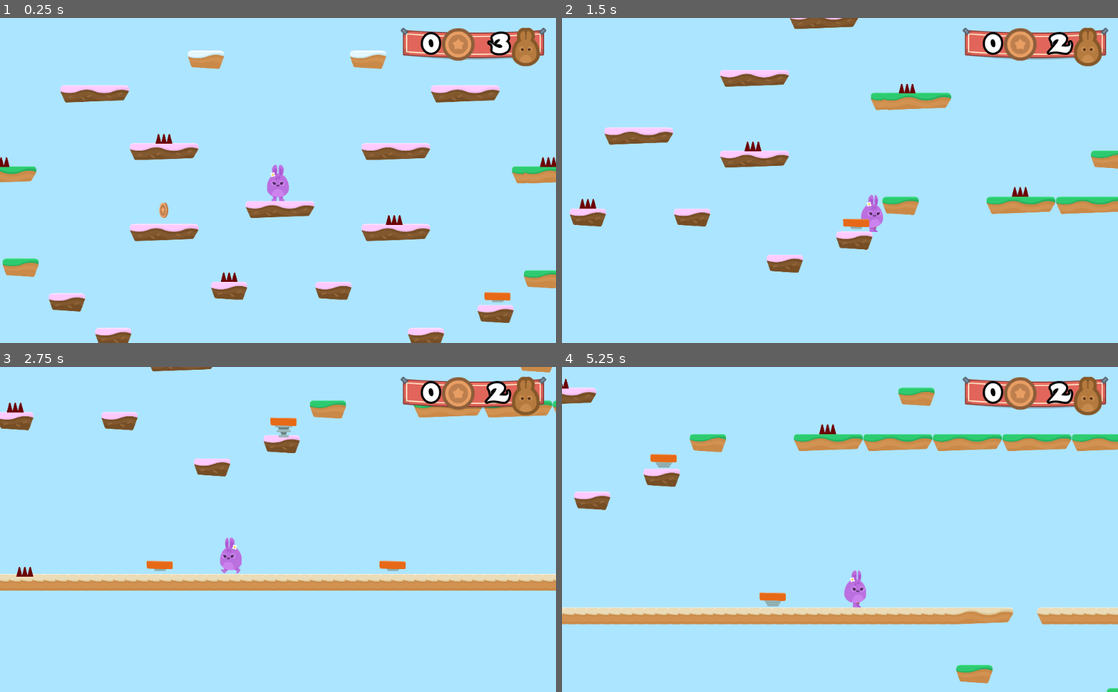
Above: before the commit, frames 1-4 (two rows, left to right).
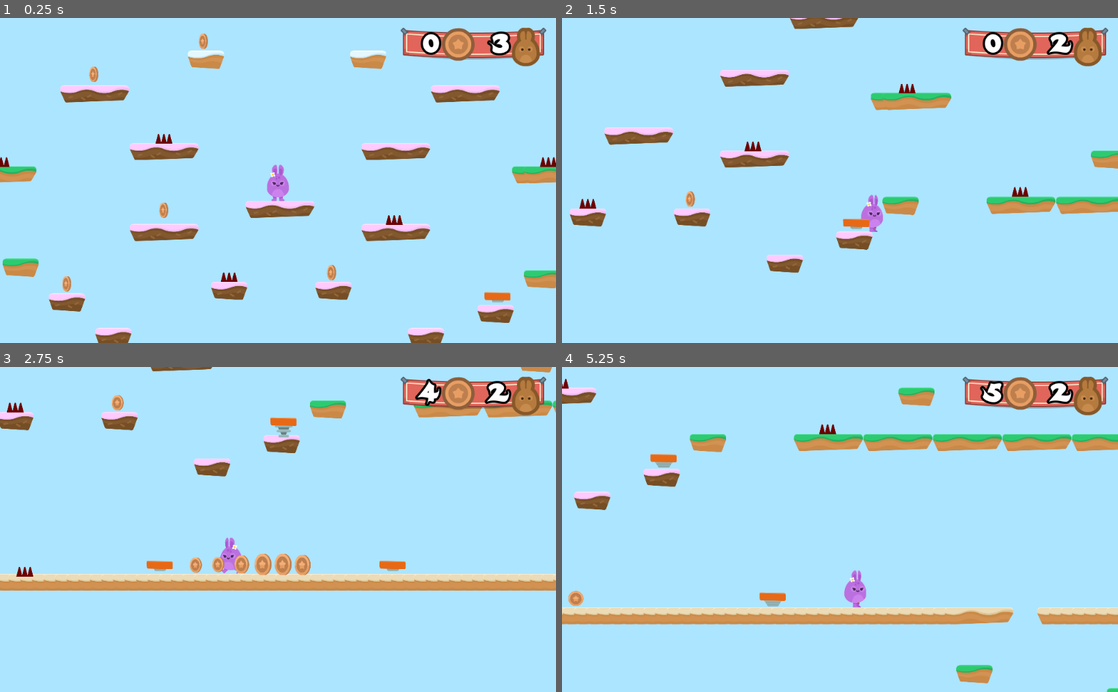
Above: after the commit, the same moments.

Repository: alexandrepeluchi/godot-udemy
Game: Godot game, scene res://Levels/Level1.tscn
Two runs of this game, one before a commit and one after it. Both use one fixed random seed, a clock stepped at 60 frames per second and the inputs below.
Inputs:
- Up to frame 1 (0.25 s): no input
- Up to frame 2 (1.5 s): hold D (right) from 0.53 s (still down); tap W (jump) at 0.77 s
- Up to frame 3 (2.75 s): tap W (jump) at 1.52 s; release D (right) at 2.03 s; hold A (left) from 2.03 s (still down)
- Up to frame 4 (5.25 s): release A (left) at 2.78 s; hold D (right) 2.78-4.28 s; tap W (jump) at 3.02, 3.77, 4.52 s; hold A (left) 4.28-5.03 s; hold D (right) from 5.03 s (still down)

The runs differ from the first frame. In frame 1, 0.3% of the frame differs, in the area x 11-61%, y 4-85%; in frame 2, less than 0.1%; in frame 3, 1.0%, in the area x 20-80%, y 3-65%; in frame 4, 0.3%.

Commit message:
Moedas aumentam a vida do jogador

Diff:
--- a/Hoppy Days/GUI/GUI.gd
+++ b/Hoppy Days/GUI/GUI.gd
@@ -1,7 +1,5 @@
 extends CanvasLayer
 
-func update_lives(lives_left):
+func update_GUI(lives_left, coins):
 	$Control/TextureRect/HBoxContainer/LifeCount.text = str(lives_left)
-
-func update_coins(coins):
 	$Control/TextureRect/HBoxContainer/CoinCount.text = str(coins)
--- a/Hoppy Days/Levels/GameState.gd
+++ b/Hoppy Days/Levels/GameState.gd
@@ -2,6 +2,7 @@
 
 export var lives = 3
 export var coins = 0
+export var target_number_of_coins = 10
 
 func _ready():
 	add_to_group("Gamestate")
@@ -16,11 +17,21 @@
 		end_game()
 
 func update_GUI():
-	get_tree().call_group("GUI", "update_lives", lives)
+	get_tree().call_group("GUI", "update_GUI", lives, coins)
 
 func coin_up():
 	coins += 1
+	update_GUI()
 	get_tree().call_group("GUI", "update_coins", coins)
+	var multiple_of_coins = (coins % target_number_of_coins) == 0
+
+	if multiple_of_coins:
+		life_up()
+		coins = 0
+
+func life_up():
+	lives += 1
+	update_GUI()
 
 func end_game():
 	get_tree().change_scene("res://Levels/GameOver.tscn")
--- a/Hoppy Days/Levels/Level1.tscn
+++ b/Hoppy Days/Levels/Level1.tscn
@@ -50,6 +50,36 @@
 [node name="Coin" parent="Coins" instance=ExtResource( 8 )]
 position = Vector2( -131.851, 434.509 )
 
+[node name="Coin2" parent="Coins" instance=ExtResource( 8 )]
+position = Vector2( -518.414, -317.641 )
+
+[node name="Coin3" parent="Coins" instance=ExtResource( 8 )]
+position = Vector2( 86.9017, -500.434 )
+
+[node name="Coin4" parent="Coins" instance=ExtResource( 8 )]
+position = Vector2( -668.245, 842.048 )
+
+[node name="Coin5" parent="Coins" instance=ExtResource( 8 )]
+position = Vector2( 795.191, 780.562 )
+
+[node name="Coin6" parent="Coins" instance=ExtResource( 8 )]
+position = Vector2( 1226.96, 1679.03 )
+
+[node name="Coin7" parent="Coins" instance=ExtResource( 8 )]
+position = Vector2( 1350.78, 1675.86 )
+
+[node name="Coin8" parent="Coins" instance=ExtResource( 8 )]
+position = Vector2( 1480.95, 1675.86 )
+
+[node name="Coin9" parent="Coins" instance=ExtResource( 8 )]
+position = Vector2( 1598.42, 1675.86 )
+
+[node name="Coin10" parent="Coins" instance=ExtResource( 8 )]
+position = Vector2( 1709.53, 1675.86 )
+
+[node name="Coin11" parent="Coins" instance=ExtResource( 8 )]
+position = Vector2( 1817.48, 1679.03 )
+
 [node name="JumpPads" type="Node" parent="."]
 
 [node name="JumpPad" parent="JumpPads" instance=ExtResource( 5 )]
